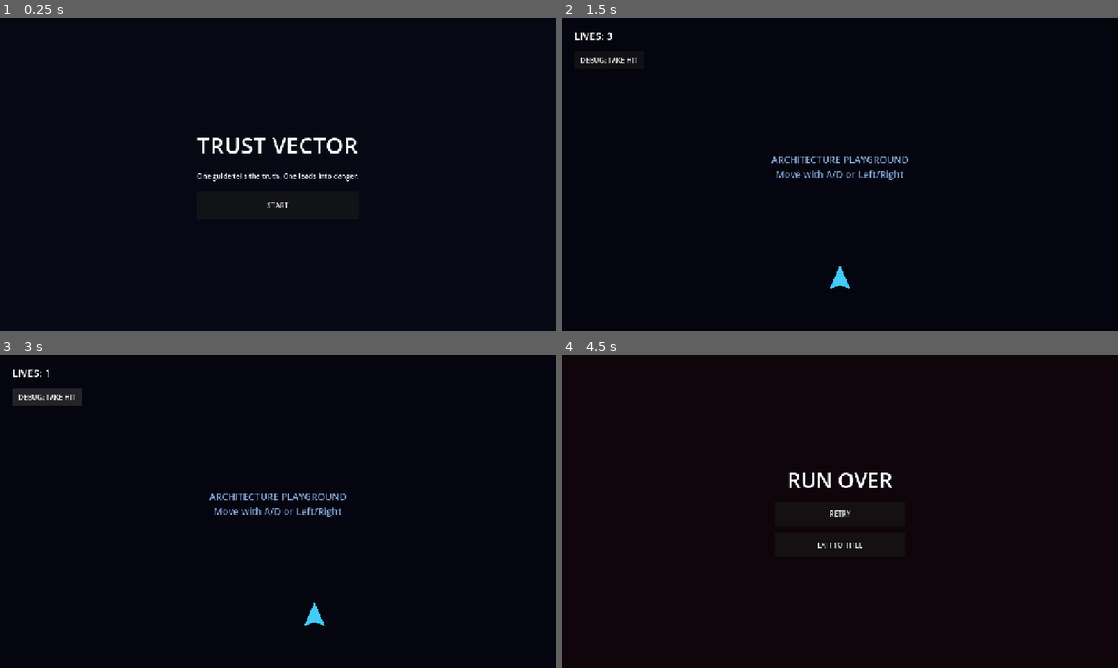
Above: before the commit, frames 1-4 (two rows, left to right).
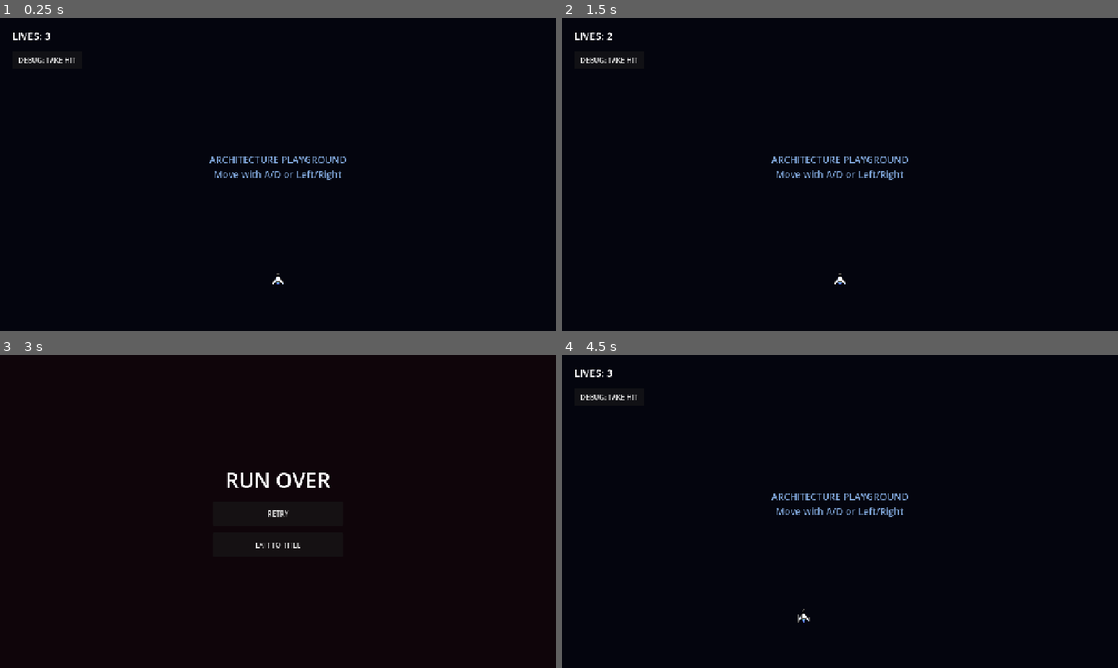
Above: after the commit, the same moments.

Repository: SkylaneGames/brackeys-2026-2
Game: Godot game, scene res://levels/asteroid_level.tscn
The game is run twice, just before and just after one commit, with the same random seed, the same clock (stepped at 60 frames per second) and the same inputs. Before the commit the project starts from res://scenes/game_test.tscn.
Inputs (mouse positions are in pixels of both pictures, inside the frame that each line leads up to):
- Up to frame 1 (0.25 s): no input
- Up to frame 2 (1.5 s): click (612, 58) at 0.5 s, where only the run after the commit has a clickable "DEBUG: TAKE HIT"; click (840, 205) at 1.25 s, where only the run before the commit has a clickable "START"
- Up to frame 3 (3 s): click "DEBUG: TAKE HIT" at 2 s; tap Enter at 2.75 s; hold D (move_right) from 2.78 s (still down)
- Up to frame 4 (4.5 s): release D (move_right) at 3.5 s; click (840, 514) at 3.5 s, where only the run after the commit has a clickable "RETRY"; tap Space at 4.25 s; hold A (move_left) from 4.28 s (still down)

The runs differ from the first frame. In frame 1, 1.6% of the frame differs, in the area x 2-65%, y 4-86%; in frame 2, 0.1%; in frame 3, 2.0%, in the area x 2-63%, y 4-87%; in frame 4, 1.3%.

Commit message:
Add sprites

Diff:
--- a/src/levels/asteroid_level.tscn
+++ b/src/levels/asteroid_level.tscn
@@ -1,35 +1,36 @@
-[gd_scene load_steps=3 format=3]
+[gd_scene format=3 uid="uid://cgvsklp5ko5x3"]
 
-[ext_resource type="Script" path="res://levels/asteroid_level.gd" id="1"]
-[ext_resource type="PackedScene" path="res://player/player.tscn" id="2"]
+[ext_resource type="Script" uid="uid://xnnmojxqbril" path="res://levels/asteroid_level.gd" id="1"]
+[ext_resource type="PackedScene" uid="uid://4tafg0sl2ysx" path="res://player/player.tscn" id="2"]
 
-[node name="AsteroidLevel" type="Node2D"]
+[node name="AsteroidLevel" type="Node2D" unique_id=2096419723]
 script = ExtResource("1")
 player_scene = ExtResource("2")
 
-[node name="Background" type="ColorRect" parent="."]
+[node name="Background" type="ColorRect" parent="." unique_id=713196841]
 offset_right = 1280.0
 offset_bottom = 720.0
 mouse_filter = 2
 color = Color(0.015, 0.02, 0.055, 1)
 
-[node name="PlayerSpawn" type="Marker2D" parent="."]
+[node name="PlayerSpawn" type="Marker2D" parent="." unique_id=1703224916]
 unique_name_in_owner = true
 position = Vector2(640, 600)
 
-[node name="Placeholder" type="Label" parent="."]
+[node name="Placeholder" type="Label" parent="." unique_id=2041245781]
 offset_left = 385.0
 offset_top = 310.0
 offset_right = 895.0
 offset_bottom = 390.0
 theme_override_colors/font_color = Color(0.5, 0.65, 0.85, 1)
 theme_override_font_sizes/font_size = 22
-text = "ARCHITECTURE PLAYGROUND\nMove with A/D or Left/Right"
+text = "ARCHITECTURE PLAYGROUND
+Move with A/D or Left/Right"
 horizontal_alignment = 1
 
-[node name="HUD" type="CanvasLayer" parent="."]
+[node name="HUD" type="CanvasLayer" parent="." unique_id=1844752192]
 
-[node name="LivesLabel" type="Label" parent="HUD"]
+[node name="LivesLabel" type="Label" parent="HUD" unique_id=482107304]
 unique_name_in_owner = true
 offset_left = 28.0
 offset_top = 24.0
@@ -38,14 +39,14 @@
 theme_override_font_sizes/font_size = 24
 text = "LIVES: 3"
 
-[node name="DebugHit" type="Button" parent="HUD"]
+[node name="DebugHit" type="Button" parent="HUD" unique_id=1919477177]
 offset_left = 28.0
 offset_top = 76.0
 offset_right = 190.0
 offset_bottom = 118.0
 text = "DEBUG: TAKE HIT"
 
-[node name="PauseMenu" type="Control" parent="HUD"]
+[node name="PauseMenu" type="Control" parent="HUD" unique_id=1460851952]
 unique_name_in_owner = true
 process_mode = 3
 visible = false
@@ -56,7 +57,7 @@
 grow_horizontal = 2
 grow_vertical = 2
 
-[node name="Shade" type="ColorRect" parent="HUD/PauseMenu"]
+[node name="Shade" type="ColorRect" parent="HUD/PauseMenu" unique_id=45865531]
 layout_mode = 1
 anchors_preset = 15
 anchor_right = 1.0
@@ -65,7 +66,7 @@
 grow_vertical = 2
 color = Color(0, 0, 0, 0.72)
 
-[node name="Center" type="CenterContainer" parent="HUD/PauseMenu"]
+[node name="Center" type="CenterContainer" parent="HUD/PauseMenu" unique_id=8193644]
 layout_mode = 1
 anchors_preset = 15
 anchor_right = 1.0
@@ -73,27 +74,27 @@
 grow_horizontal = 2
 grow_vertical = 2
 
-[node name="Menu" type="VBoxContainer" parent="HUD/PauseMenu/Center"]
+[node name="Menu" type="VBoxContainer" parent="HUD/PauseMenu/Center" unique_id=2100246124]
 layout_mode = 2
 theme_override_constants/separation = 14
 
-[node name="Title" type="Label" parent="HUD/PauseMenu/Center/Menu"]
+[node name="Title" type="Label" parent="HUD/PauseMenu/Center/Menu" unique_id=1274364187]
 layout_mode = 2
 theme_override_font_sizes/font_size = 42
 text = "PAUSED"
 horizontal_alignment = 1
 
-[node name="Resume" type="Button" parent="HUD/PauseMenu/Center/Menu"]
+[node name="Resume" type="Button" parent="HUD/PauseMenu/Center/Menu" unique_id=1728559140]
 custom_minimum_size = Vector2(280, 52)
 layout_mode = 2
 text = "RESUME"
 
-[node name="Restart" type="Button" parent="HUD/PauseMenu/Center/Menu"]
+[node name="Restart" type="Button" parent="HUD/PauseMenu/Center/Menu" unique_id=472127902]
 custom_minimum_size = Vector2(280, 52)
 layout_mode = 2
 text = "RESTART"
 
-[node name="Exit" type="Button" parent="HUD/PauseMenu/Center/Menu"]
+[node name="Exit" type="Button" parent="HUD/PauseMenu/Center/Menu" unique_id=348625878]
 custom_minimum_size = Vector2(280, 52)
 layout_mode = 2
 text = "EXIT TO TITLE"
--- a/src/player/player.tscn
+++ b/src/player/player.tscn
@@ -1,17 +1,50 @@
-[gd_scene load_steps=3 format=3]
+[gd_scene format=3 uid="uid://4tafg0sl2ysx"]
 
-[ext_resource type="Script" path="res://player/player.gd" id="1"]
+[ext_resource type="Script" uid="uid://duinqo3ybc8mg" path="res://player/player.gd" id="1"]
+[ext_resource type="Texture2D" uid="uid://d0wyf0u3pv1qq" path="res://assets/sprites/PlayerShip.png" id="2_rkbax"]
 
 [sub_resource type="CapsuleShape2D" id="CapsuleShape2D_player"]
-radius = 18.0
-height = 56.0
+radius = 11.0
+height = 24.0
 
-[node name="Player" type="CharacterBody2D"]
+[sub_resource type="AtlasTexture" id="AtlasTexture_g1dw6"]
+atlas = ExtResource("2_rkbax")
+region = Rect2(0, 0, 32, 32)
+
+[sub_resource type="AtlasTexture" id="AtlasTexture_yw30f"]
+atlas = ExtResource("2_rkbax")
+region = Rect2(32, 0, 32, 32)
+
+[sub_resource type="AtlasTexture" id="AtlasTexture_qjkh3"]
+atlas = ExtResource("2_rkbax")
+region = Rect2(64, 0, 32, 32)
+
+[sub_resource type="SpriteFrames" id="SpriteFrames_w5pmr"]
+animations = [{
+"frames": [{
+"duration": 1.0,
+"texture": SubResource("AtlasTexture_g1dw6")
+}, {
+"duration": 1.0,
+"texture": SubResource("AtlasTexture_yw30f")
+}, {
+"duration": 1.0,
+"texture": SubResource("AtlasTexture_qjkh3")
+}],
+"loop": 1,
+"name": &"default",
+"speed": 10.0
+}]
+
+[node name="Player" type="CharacterBody2D" unique_id=249397979]
 script = ExtResource("1")
+starting_lives = null
+move_speed = null
 
-[node name="Polygon2D" type="Polygon2D" parent="."]
-polygon = PackedVector2Array(0, -32, 24, 24, 0, 14, -24, 24)
-color = Color(0.25, 0.8, 1, 1)
+[node name="CollisionShape2D" type="CollisionShape2D" parent="." unique_id=1342632573]
+shape = SubResource("CapsuleShape2D_player")
 
-[node name="CollisionShape2D" type="CollisionShape2D" parent="."]
-shape = SubResource("CapsuleShape2D_player")
+[node name="AnimatedSprite2D" type="AnimatedSprite2D" parent="." unique_id=1984712115]
+sprite_frames = SubResource("SpriteFrames_w5pmr")
+autoplay = "default"
+frame_progress = 0.3691716
--- a/src/project.godot
+++ b/src/project.godot
@@ -11,10 +11,9 @@
 [application]
 
 config/name="Game"
-run/main_scene="uid://1k65w8n7scol"
+run/main_scene="uid://cgvsklp5ko5x3"
 config/features=PackedStringArray("4.7", "GL Compatibility")
 config/icon="res://icon.svg"
-run/main_scene="res://ui/title_screen.tscn"
 
 [autoload]
 
@@ -32,15 +31,20 @@
 
 move_left={
 "deadzone": 0.5,
-"events": [Object(InputEventKey,"physical_keycode":65), Object(InputEventKey,"physical_keycode":4194311)]
+"events": [Object(InputEventKey,"resource_local_to_scene":false,"resource_name":"","device":16,"window_id":0,"alt_pressed":false,"shift_pressed":false,"ctrl_pressed":false,"meta_pressed":false,"pressed":false,"keycode":0,"physical_keycode":65,"key_label":0,"unicode":0,"location":0,"echo":false,"script":null)
+, Object(InputEventKey,"resource_local_to_scene":false,"resource_name":"","device":16,"window_id":0,"alt_pressed":false,"shift_pressed":false,"ctrl_pressed":false,"meta_pressed":false,"pressed":false,"keycode":0,"physical_keycode":4194311,"key_label":0,"unicode":0,"location":0,"echo":false,"script":null)
+]
 }
 move_right={
 "deadzone": 0.5,
-"events": [Object(InputEventKey,"physical_keycode":68), Object(InputEventKey,"physical_keycode":4194313)]
+"events": [Object(InputEventKey,"resource_local_to_scene":false,"resource_name":"","device":16,"window_id":0,"alt_pressed":false,"shift_pressed":false,"ctrl_pressed":false,"meta_pressed":false,"pressed":false,"keycode":0,"physical_keycode":68,"key_label":0,"unicode":0,"location":0,"echo":false,"script":null)
+, Object(InputEventKey,"resource_local_to_scene":false,"resource_name":"","device":16,"window_id":0,"alt_pressed":false,"shift_pressed":false,"ctrl_pressed":false,"meta_pressed":false,"pressed":false,"keycode":0,"physical_keycode":4194313,"key_label":0,"unicode":0,"location":0,"echo":false,"script":null)
+]
 }
 pause={
 "deadzone": 0.5,
-"events": [Object(InputEventKey,"physical_keycode":4194305)]
+"events": [Object(InputEventKey,"resource_local_to_scene":false,"resource_name":"","device":16,"window_id":0,"alt_pressed":false,"shift_pressed":false,"ctrl_pressed":false,"meta_pressed":false,"pressed":false,"keycode":0,"physical_keycode":4194305,"key_label":0,"unicode":0,"location":0,"echo":false,"script":null)
+]
 }
 
 [physics]
